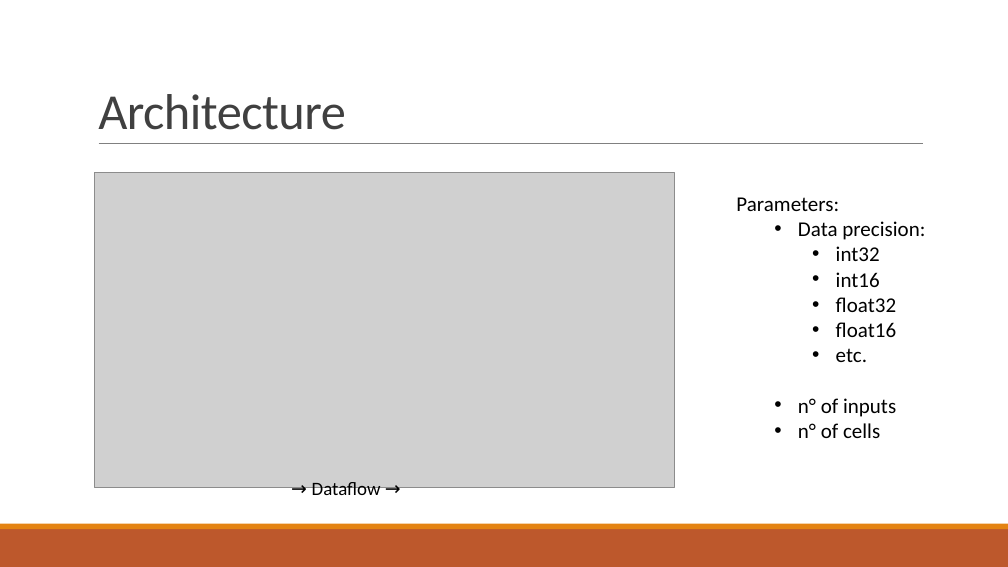
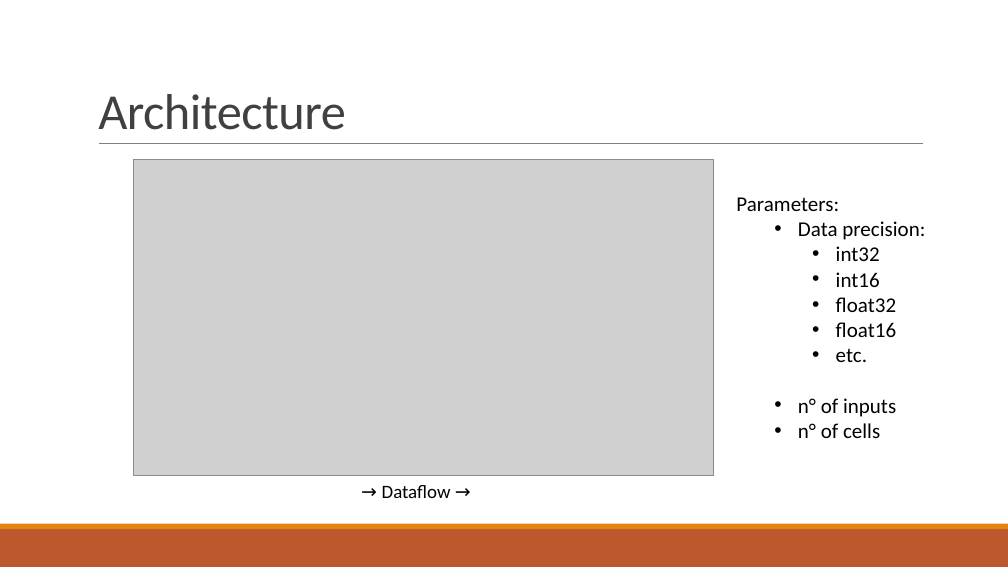
Before and after one commit to AlessandroVaraldi/LSTM_ACCELERATOR, a slide deck: slide 5 of slides/slides.pptx. Drawn at 1008x567 pixels with LibreOffice and Linux fonts; fonts in the diff are those of the drawing; grey boxes stand for pictures. Boxes give left, top, right and bottom in pixels: in the first picture for what was removed or moved away, otherwise in the second. Text is boxed around its words. In the diff, an @@ line names an element or a change of style, - is before the commit and + after.

```diff
--- a/slides/slides.pptx
+++ b/slides/slides.pptx
@@ picture: place and size @@
-picture at bbox=[95, 172, 675, 488]
+picture at bbox=[134, 160, 714, 476]
@@ text "→ Dataflow →" rewrapped from bbox=[312, 482, 381, 500] to bbox=[382, 485, 451, 498] @@
```
Also in this commit, not shown: 5 other slides changed, 1 slide added, 1 slide removed, 1 other file.
